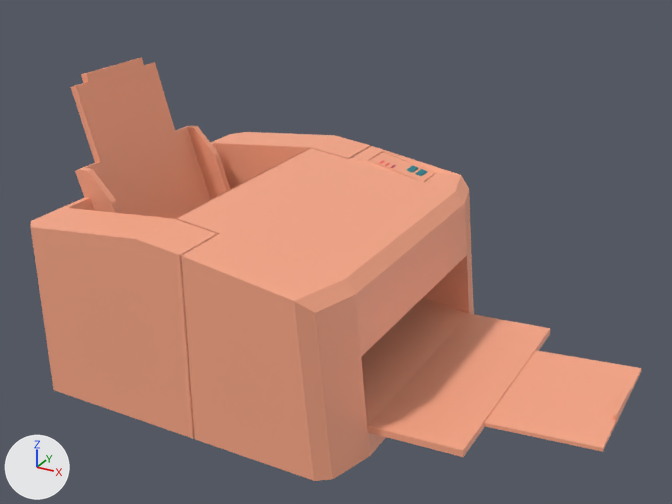
Two versions of the Blender file Assets/Models/printer.blend, one commit apart.
Before and after are seen from a 50 mm camera at (0.663, -1.033, 0.698) aimed at (0.105, -0.018, 0.191). The lights are fixed; the arrows at lower left show +X, +Y and +Z.

The first picture shows 'Printer'.
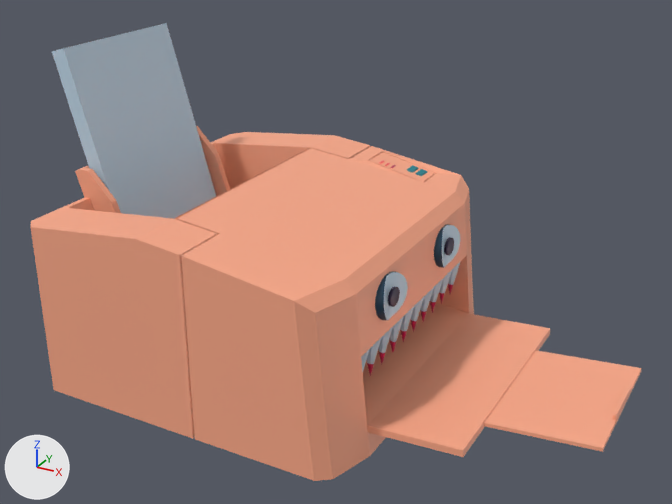
Pixel boxes [x1, y1, x2, y2] of what changed, in the pictures (672 x 504 px):
```json
{"object": "Papers", "change": "added", "after": [52, 23, 216, 219]}
{"object": "Eyes", "change": "added", "after": [375, 224, 465, 320], "faces in mat_eyeglass": [384, 225, 465, 320], "faces in mat_material (picture img_hotpandagradientpalette_png)": [375, 224, 449, 320]}
{"object": "Teeth", "change": "added", "after": [361, 261, 461, 376]}
```

The change, as JSON lines over the scene's bpy script:
```json
{"op": "add", "block": "mat_eyeglass", "code": ["mat_eyeglass = bpy.data.materials.new('EyeGlass')", "mat_eyeglass.use_nodes = True; mat_eyeglass.node_tree.nodes.clear()", "_N = mat_eyeglass.node_tree.nodes; _L = mat_eyeglass.node_tree.links", "n0 = _N.new('ShaderNodeOutputMaterial'); n0.name = 'Material Output'", "n1 = _N.new('ShaderNodeBsdfTransparent'); n1.name = 'Transparent BSDF'", "_L.new(n1.outputs[0], n0.inputs[0])  # 'BSDF' to 'Surface'"]}
{"op": "add", "block": "me_cone", "code": ["me_cone = bpy.data.meshes.new('Cone')", "me_cone.from_pydata(...)  # 170 vertices, 160 faces; spans x 0.194..0.222, y -0.161..0.163, z 0.077..0.139", "me_cone.materials.append(mat_material)  # picture img_hotpandagradientpalette_png"]}
{"op": "add", "block": "me_sphere", "code": ["me_sphere = bpy.data.meshes.new('Sphere')", "me_sphere.from_pydata(...)  # 358 vertices, 350 faces; spans x 0.212..0.245, y -0.127..0.127, z 0.153..0.212", "# faces by material slot: [156, 194]", "me_sphere.materials.append(mat_material)  # picture img_hotpandagradientpalette_png", "me_sphere.materials.append(mat_eyeglass)"]}
{"op": "add", "block": "me_cube", "code": ["me_cube = bpy.data.meshes.new('Cube')", "me_cube.from_pydata(...)  # 8 vertices, 6 faces; spans x -0.283..-0.158, y -0.11..0.11, z 0.078..0.446", "me_cube.materials.append(mat_material)  # picture img_hotpandagradientpalette_png"]}
{"op": "add", "block": "ob_teeth", "code": ["ob_teeth = bpy.data.objects.new('Teeth', me_cone)", "ob_teeth.parent = ob_printer", "ob_teeth.location = (0.0, 0.0, 0.0)"]}
{"op": "add", "block": "ob_eyes", "code": ["ob_eyes = bpy.data.objects.new('Eyes', me_sphere)", "ob_eyes.parent = ob_printer", "ob_eyes.location = (0.0, 0.0, 0.0)"]}
{"op": "add", "block": "ob_papers", "code": ["ob_papers = bpy.data.objects.new('Papers', me_cube)", "ob_papers.parent = ob_printer", "ob_papers.location = (0.0, 0.0, 0.0)"]}
```
